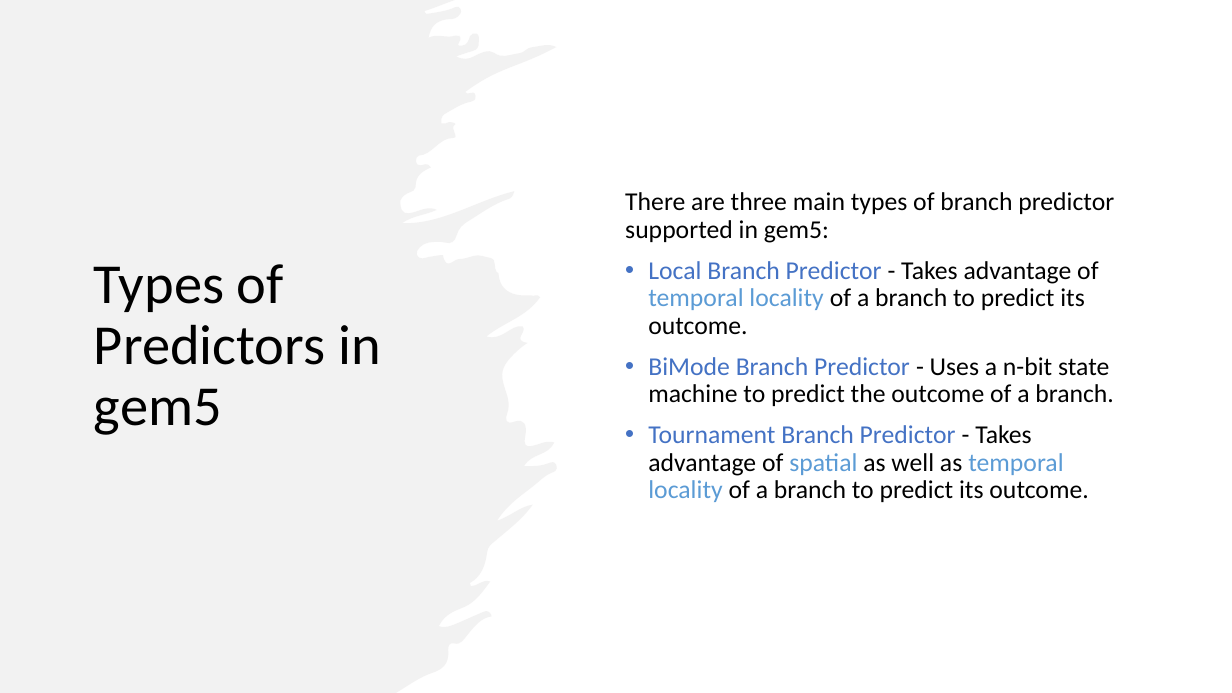
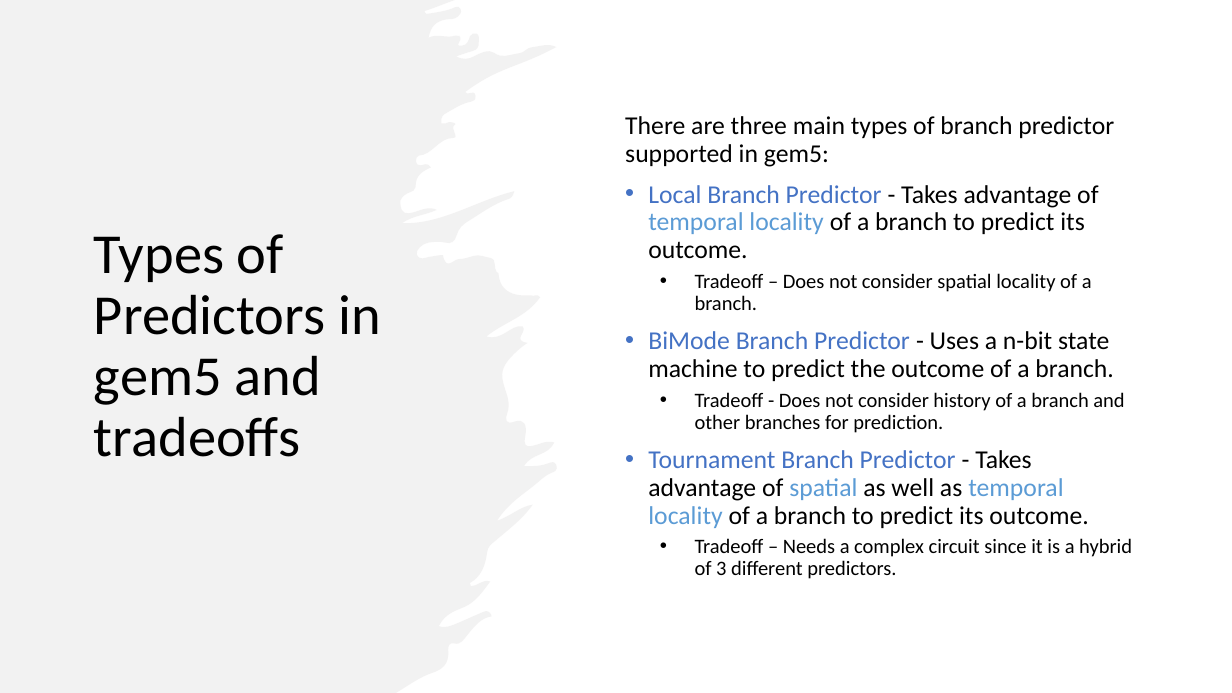
Before and after one commit to ved18/BranchPrediction, a slide deck: slide 4 of BranchPredictor_Comparison.pptx. Drawn at 1232x693 pixels with LibreOffice and Linux fonts; fonts in the diff are those of the drawing. Boxes give left, top, right and bottom in pixels: in the first picture for what was removed or moved away, otherwise in the second. Text is boxed around its words. In the diff, an @@ line names an element or a change of style, - is before the commit and + after.

Commit message:
Changed PPT

```diff
--- a/BranchPredictor_Comparison.pptx
+++ b/BranchPredictor_Comparison.pptx
@@ title at <box>94,234,381,457</box>: text changed @@
-Types of Predictors in gem5
+Types of Predictors in gem5 and tradeoffs
@@ text at <box>695,273,1092,310</box>: paragraph added @@
+  • Tradeoff – Does not consider spatial locality of a branch.
@@ text at <box>695,392,1124,433</box>: paragraph added @@
+  • Tradeoff - Does not consider history of a branch and other branches for prediction.
@@ text at <box>695,538,1132,579</box>: paragraph added @@
+  • Tradeoff – Needs a complex circuit since it is a hybrid of 3 different predictors.
```
Also in this commit, not shown: 1 other slide changed, 1 other file.
